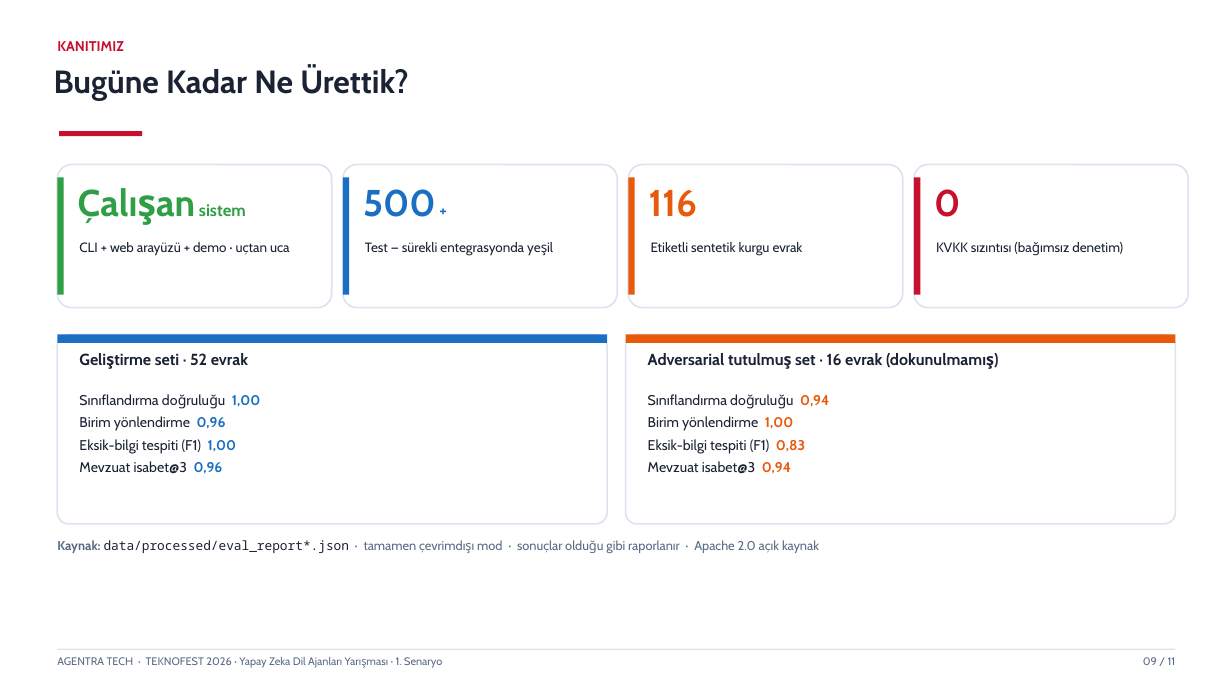
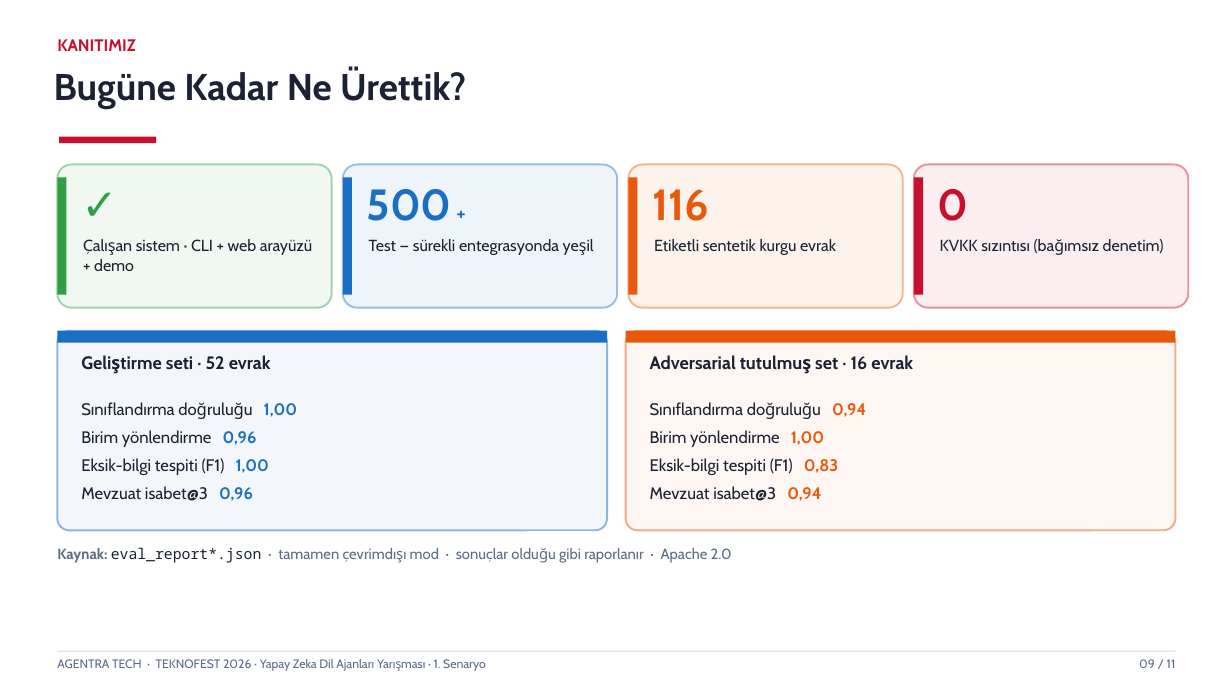
Before and after one commit to msgxr/teknofest-2026-kamu-evrak-akilli-ajan, a slide deck: slide 9 of presentations/Agentra_Tech_Takim_Tanitim_Sunum.pptx. Drawn at 1232x693 pixels with LibreOffice and Linux fonts; fonts in the diff are those of the drawing. Boxes give left, top, right and bottom in pixels: in the first picture for what was removed or moved away, otherwise in the second. Text is boxed around its words. In the diff, an @@ line names an element or a change of style, - is before the commit and + after.

```diff
--- a/presentations/Agentra_Tech_Takim_Tanitim_Sunum.pptx
+++ b/presentations/Agentra_Tech_Takim_Tanitim_Sunum.pptx
@@ text "KANITIMIZ" at bbox=[57, 39, 136, 51]: size 11 to 13 pt @@
@@ text "Bugüne Kadar Ne Ürettik?" at bbox=[54, 68, 466, 108]: size 25 to 29 pt @@
@@ rectangle: place and size @@
-rectangle at bbox=[59, 131, 142, 137]
+rectangle at bbox=[59, 137, 156, 143]
@@ rounded rectangle at bbox=[57, 165, 332, 308]: fill #FFFFFF to #F0F8F1; outline #DCE3EF 1.25 pt to #A1D3AA 1.5 pt @@
@@ rounded rectangle at bbox=[343, 165, 617, 308]: fill #FFFFFF to #EFF4FA; outline #DCE3EF 1.25 pt to #98BEE3 1.5 pt @@
@@ text "500 +" at bbox=[367, 189, 452, 221]: size 29 to 34 pt in "500"; size 13 to 16 pt in "+" @@
@@ rounded rectangle at bbox=[628, 165, 903, 308]: fill #FFFFFF to #FDF3ED; outline #DCE3EF 1.25 pt to #F4B491 1.5 pt @@
@@ text "116" at bbox=[652, 189, 709, 221]: size 29 to 34 pt @@
@@ rounded rectangle at bbox=[914, 165, 1189, 308]: fill #FFFFFF to #FBEEF0; outline #DCE3EF 1.25 pt to #E693A0 1.5 pt @@
@@ text "0" at bbox=[938, 189, 969, 221]: size 29 to 34 pt @@
@@ text at bbox=[199, 204, 246, 216]: text changed; size 29 to 34 pt @@
-Çalışan sistem
+✓
@@ text at bbox=[94, 239, 313, 271]: text changed; size 10.5 to 12.5 pt @@
-CLI + web arayüzü + demo · uçtan uca
+Çalışan sistem · CLI + web arayüzü + demo
@@ size 10.5 to 12.5 pt; line spacing 1 to 1.02 in 3 elements at bbox=[369, 239, 559, 255], bbox=[654, 239, 836, 255], bbox=[940, 239, 1164, 253] @@
@@ rectangle: place and size @@
-rectangle at bbox=[57, 335, 607, 343]
+rectangle at bbox=[57, 331, 607, 343]
@@ rounded rectangle: place and size @@
-rounded rectangle at bbox=[57, 335, 607, 524]
+rounded rectangle at bbox=[57, 331, 607, 531]
@@ rounded rectangle at bbox=[57, 331, 607, 531]: fill #FFFFFF to #F3F7FB; outline #DCE3EF 1.25 pt to #8DB7E0 1.5 pt @@
@@ text "Geliştirme seti · 52 evrak" at bbox=[166, 355, 271, 369]: size 12.5 to 14 pt @@
@@ rectangle: place and size @@
-rectangle at bbox=[626, 335, 1176, 343]
+rectangle at bbox=[626, 331, 1176, 343]
@@ rounded rectangle: place and size @@
-rounded rectangle at bbox=[626, 335, 1176, 524]
+rounded rectangle at bbox=[626, 331, 1176, 531]
@@ rounded rectangle at bbox=[626, 331, 1176, 531]: fill #FFFFFF to #FDF6F2; outline #DCE3EF 1.25 pt to #F3AC85 1.5 pt @@
@@ text at bbox=[650, 355, 913, 370]: text changed; size 12.5 to 14 pt @@
-Adversarial tutulmuş set · 16 evrak (dokunulmamış)
+Adversarial tutulmuş set · 16 evrak
@@ text "Sınıflandırma doğruluğu 1,00": place and size @@
-text "Sınıflandırma doğruluğu 1,00" at bbox=[79, 394, 260, 474]
+text "Sınıflandırma doğruluğu 1,00" at bbox=[81, 402, 297, 501]
@@ text "Sınıflandırma doğruluğu 1,00" at bbox=[81, 402, 297, 501]: size 11 to 13 pt; more space between paragraphs @@
@@ text "Sınıflandırma doğruluğu 0,94": place and size @@
-text "Sınıflandırma doğruluğu 0,94" at bbox=[648, 394, 829, 474]
+text "Sınıflandırma doğruluğu 0,94" at bbox=[650, 402, 866, 501]
@@ text "Sınıflandırma doğruluğu 0,94" at bbox=[650, 402, 866, 501]: size 11 to 13 pt; more space between paragraphs @@
@@ text at bbox=[57, 547, 732, 563]: text changed; size 10 to 11.5 pt @@
-Kaynak: data/processed/eval_report*.json · tamamen çevrimdışı mod · sonuçlar olduğu gibi raporlanır · Apache 2.0 açık kaynak
+Kaynak: eval_report*.json · tamamen çevrimdışı mod · sonuçlar olduğu gibi raporlanır · Apache 2.0
@@ text "AGENTRA TECH · TEKNOFEST 2026 ..." at bbox=[57, 659, 486, 671]: size 8.5 to 9.5 pt @@
@@ text "09 / 11" at bbox=[1139, 659, 1176, 668]: size 8.5 to 9.5 pt @@
```
Also in this commit, not shown: 10 other slides changed, 2 other files.
